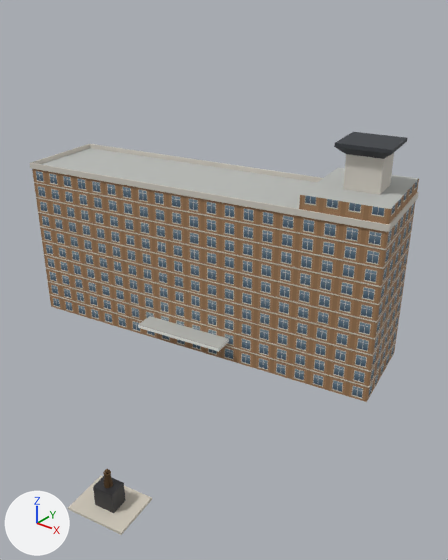
A saved change to the glTF model public/models/shangxianlou.glb.
The view is the same before and after, from a 50 mm lens placed at (71.9, -85.6, 65.2), pointed at (13.3, -12.5, 19.9). The lights are fixed; the arrows at lower left show +X, +Y and +Z. The first picture is the older version. Vertices at exactly the same position are counted once.

The scene before the commit, as lines of its bpy script (objects in view):
```python
me_尚贤楼 = bpy.data.meshes.new('尚贤楼')
me_尚贤楼.from_pydata(...)  # 200 vertices, 298 faces; spans x -37.0..37.0, y -15.1..15.1, z 0.0..42.4
# faces by material slot: [16, 6, 248, 18, 10]
me_尚贤楼.materials.append(mat_sx_brick)
me_尚贤楼.materials.append(mat_roof_flat)  # grey #b9bbb7
me_尚贤楼.materials.append(mat_stone)  # light grey #d3cec4
me_尚贤楼.materials.append(mat_dark_roof)  # dark grey #3b3f44
me_尚贤楼.materials.append(mat_white)  # white #f2f2ee
me_尚贤楼_雕像 = bpy.data.meshes.new('尚贤楼_雕像')
me_尚贤楼_雕像.from_pydata(...)  # 104 vertices, 178 faces; spans x 14.82..24.89, y -49.85..-41.41, z 0.0..6.35
# faces by material slot: [10, 10, 158]
me_尚贤楼_雕像.materials.append(mat_paving)  # pale yellow #cfc8ba
me_尚贤楼_雕像.materials.append(mat_granite_dark)  # dark grey #2e2e31
me_尚贤楼_雕像.materials.append(mat_bronze)  # brown #6b5236
ob_尚贤楼 = bpy.data.objects.new('尚贤楼', me_尚贤楼)
ob_尚贤楼.location = (0.0, 0.0, 0.0)
ob_尚贤楼_雕像 = bpy.data.objects.new('尚贤楼_雕像', me_尚贤楼_雕像)
ob_尚贤楼_雕像.location = (0.0, 0.0, 0.0)
```
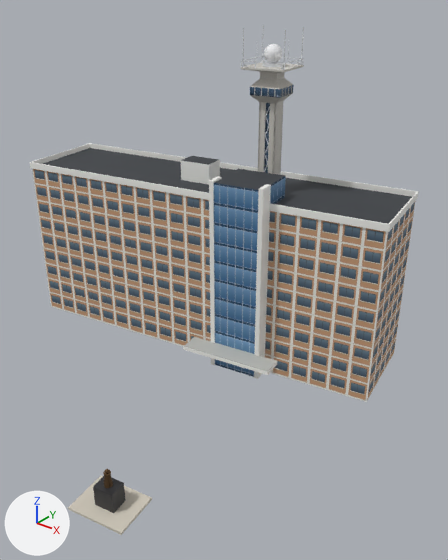
What differs and where, as boxes (x1, y1, x2, y2) in the pictures (448 x 560 px; the box of a moved part takes in the faces that stretch with it):
'尚贤楼', reshaped (39% taller): before (30, 132, 419, 402); after (29, 25, 419, 402)
part 1 of me_尚贤楼, moved or reshaped: before (138, 316, 229, 352); after (183, 337, 277, 375)
part 2 of me_尚贤楼, moved or reshaped (not visible afterwards): before (299, 167, 419, 225)
part 3 of me_尚贤楼, deleted: before (36, 132, 412, 372)
part 4 of me_尚贤楼, built on: before (30, 144, 419, 388); after (29, 25, 419, 379)
part 5 of me_尚贤楼, recoloured: (32, 169, 415, 402) in both
part 6 of me_尚贤楼, recoloured (grey to dark grey): before (42, 148, 317, 209); after (43, 148, 412, 224)

Patch to the scene script:
```diff
--- a/public/models/shangxianlou.glb.py
+++ b/public/models/shangxianlou.glb.py
@@ img_glass_blue_n @@
+img_glass_blue_n = load_image('glass_blue_n', '_unpacked/glass_blue_n', 256, 256, 'Non-Color')
@@ img_glass_blue @@
+img_glass_blue = load_image('glass_blue', '_unpacked/glass_blue', 256, 256, 'sRGB')
@@ img_glass_dark @@
+img_glass_dark = load_image('glass_dark', '_unpacked/glass_dark', 256, 256, 'sRGB')
@@ img_glass_dark_n @@
+img_glass_dark_n = load_image('glass_dark_n', '_unpacked/glass_dark_n', 256, 256, 'Non-Color')
@@ img_radome @@
+img_radome = load_image('radome', '_unpacked/radome', 512, 256, 'sRGB')
@@ img_sx_panel_n @@
+img_sx_panel_n = load_image('sx_panel_n', '_unpacked/sx_panel_n', 256, 256, 'Non-Color')
@@ img_sx_panel @@
+img_sx_panel = load_image('sx_panel', '_unpacked/sx_panel', 256, 256, 'sRGB')
@@ img_concrete @@
+img_concrete = load_image('concrete', '_unpacked/concrete', 128, 128, 'sRGB')
@@ img_concrete_n @@
+img_concrete_n = load_image('concrete_n', '_unpacked/concrete_n', 128, 128, 'Non-Color')
@@ mat_glass_blue @@
+mat_glass_blue = bpy.data.materials.new('glass_blue')
+# uses the picture img_glass_blue
+# uses the picture img_glass_blue_n
@@ mat_glass_dark @@
+mat_glass_dark = bpy.data.materials.new('glass_dark')
+# uses the picture img_glass_dark
+# uses the picture img_glass_dark_n
@@ mat_radome @@
+mat_radome = principled_material('radome')
+mat_radome.texture = img_radome
+mat_radome.roughness = 0.45
@@ mat_sx_panel @@
+mat_sx_panel = bpy.data.materials.new('sx_panel')
+# uses the picture img_sx_panel
+# uses the picture img_sx_panel_n
@@ mat_steel_white @@
+mat_steel_white = principled_material('steel_white')
+mat_steel_white.base_color = (0.791, 0.815, 0.839)  # white #e6e9ec
+mat_steel_white.metallic = 0.3
+mat_steel_white.roughness = 0.45
@@ mat_concrete @@
+mat_concrete = bpy.data.materials.new('concrete')
+# uses the picture img_concrete
+# uses the picture img_concrete_n
@@ me_尚贤楼 @@
 # used by ob_尚贤楼; location = (0.0, 0.0, 0.0)
-me_尚贤楼.from_pydata(...)  # 200 vertices, 298 faces; spans x -37.0..37.0, y -15.1..15.1, z 0.0..42.4
-me_尚贤楼.materials.append(mat_stone)  # light grey #d3cec4
+me_尚贤楼.from_pydata(...)  # 872 vertices, 1256 faces; spans x -37.0..37.0, y -15.1..15.1, z 0.0..58.3
+# me_尚贤楼 part 1: the loose piece of 8 vertices spanning x -7.4..11.1, y -14.2..-7.2, z 4.2..4.8 is scaled about its middle by (0.944, 0.963, 1.17), then moved by (11.8, -0.5, 0.0)
+# me_尚贤楼 part 2: the loose piece of 8 vertices spanning x 19.7..36.8, y -5.1..14.9, z 31.5..34.8 is scaled about its middle by (0.0277, 0.0226, 0.121), then moved by (-20.1, -0.2, 19.6), in mat_steel_white (white #e6e9ec)
+# me_尚贤楼 part 3: 8 loose pieces with 128 vertices, spanning x -36.8..36.8, y -14.9..14.9, z 6.2..42.4, are deleted
+# me_尚贤楼 part 4: 40 vertices removed from x -37.0..37.0, y -15.1..15.1, z 3.1..32.4; 732 vertices added at x -37.0..37.0, y -15.1..15.1, z 0.0..58.3
+# me_尚贤楼 part 5: 8 faces spanning x -36.7..36.7, y -14.8..14.8, z 0.0..31.5 switch from mat_sx_brick to mat_sx_panel
+# me_尚贤楼 part 6: 2 faces spanning x -36.7..36.7, y -14.8..14.8, z 31.5 switch from mat_roof_flat (grey #b9bbb7) to mat_dark_roof (dark grey #3b3f44)
+# other edits to the shape of me_尚贤楼 do not show in these pictures
 me_尚贤楼.materials.append(mat_white)
+me_尚贤楼.materials.append(mat_glass_blue)
+me_尚贤楼.materials.append(mat_concrete)
+me_尚贤楼.materials.append(mat_glass_dark)
+me_尚贤楼.materials.append(mat_steel_white)  # white #e6e9ec
+me_尚贤楼.materials.append(mat_radome)  # picture img_radome
```
